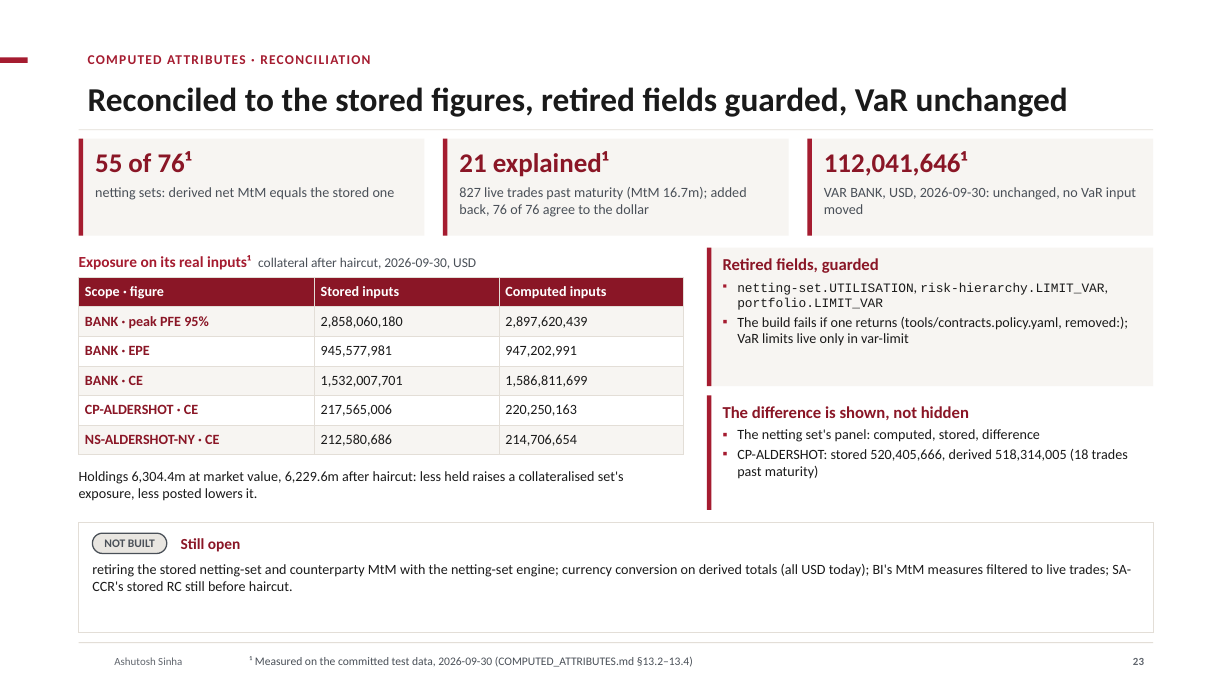
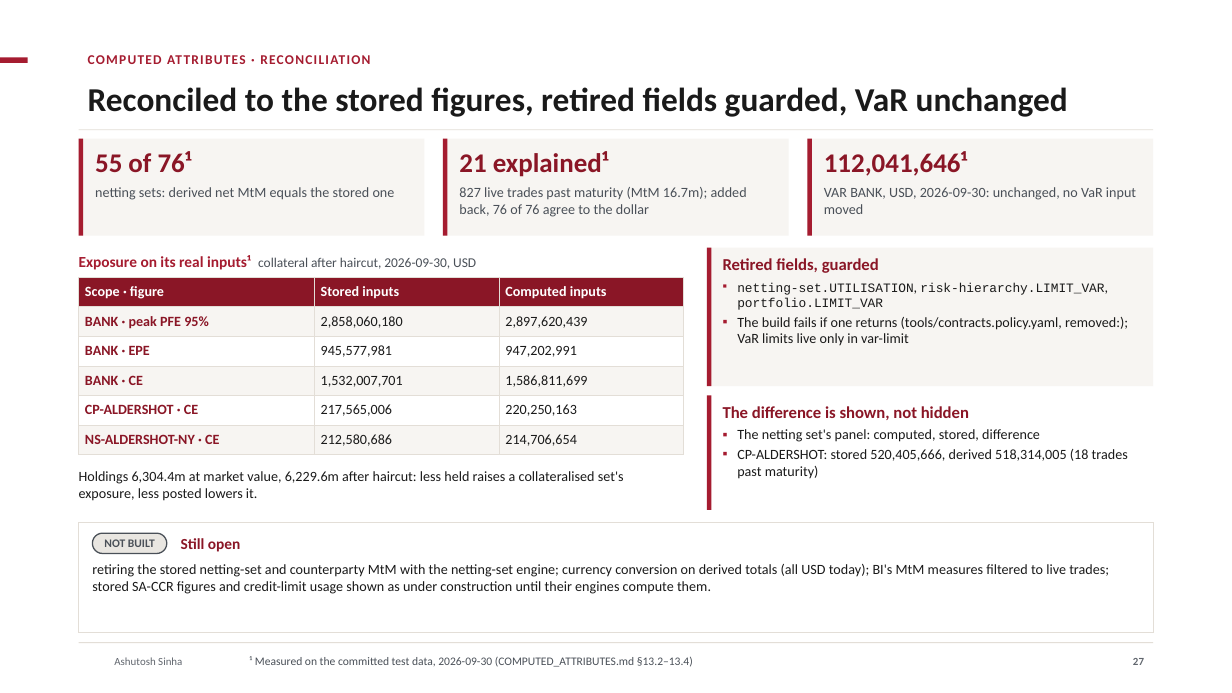
Before and after one commit to ajsinha/drishti, a slide deck: slide 27 of docs/publications/Drishti-VaR-Engine.pptx (slide 23 before the commit). Drawn at 1232x693 pixels with LibreOffice and Linux fonts; fonts in the diff are those of the drawing; background and template pictures are left out. Boxes give left, top, right and bottom in pixels: in the first picture for what was removed or moved away, otherwise in the second. Text is boxed around its words. In the diff, an @@ line names an element or a change of style, - is before the commit and + after.

```diff
--- a/docs/publications/Drishti-VaR-Engine.pptx
+++ b/docs/publications/Drishti-VaR-Engine.pptx
@@ text at bbox=[92, 564, 1109, 594]: text changed @@
-retiring the stored netting-set and counterparty MtM with the netting-set engine; currency conversion on derived totals (all USD today); BI's MtM measures filtered to live trades; SA-CCR's stored RC still before haircut.
+retiring the stored netting-set and counterparty MtM with the netting-set engine; currency conversion on derived totals (all USD today); BI's MtM measures filtered to live trades; stored SA-CCR figures and credit-limit usage shown as under construction until their engines compute them.
@@ page number at bbox=[1133, 658, 1144, 665]: text changed @@
-23
+27
```
Also in this commit, not shown: 10 other slides changed, 8 slides added, 1 slide removed, 3 other files.
